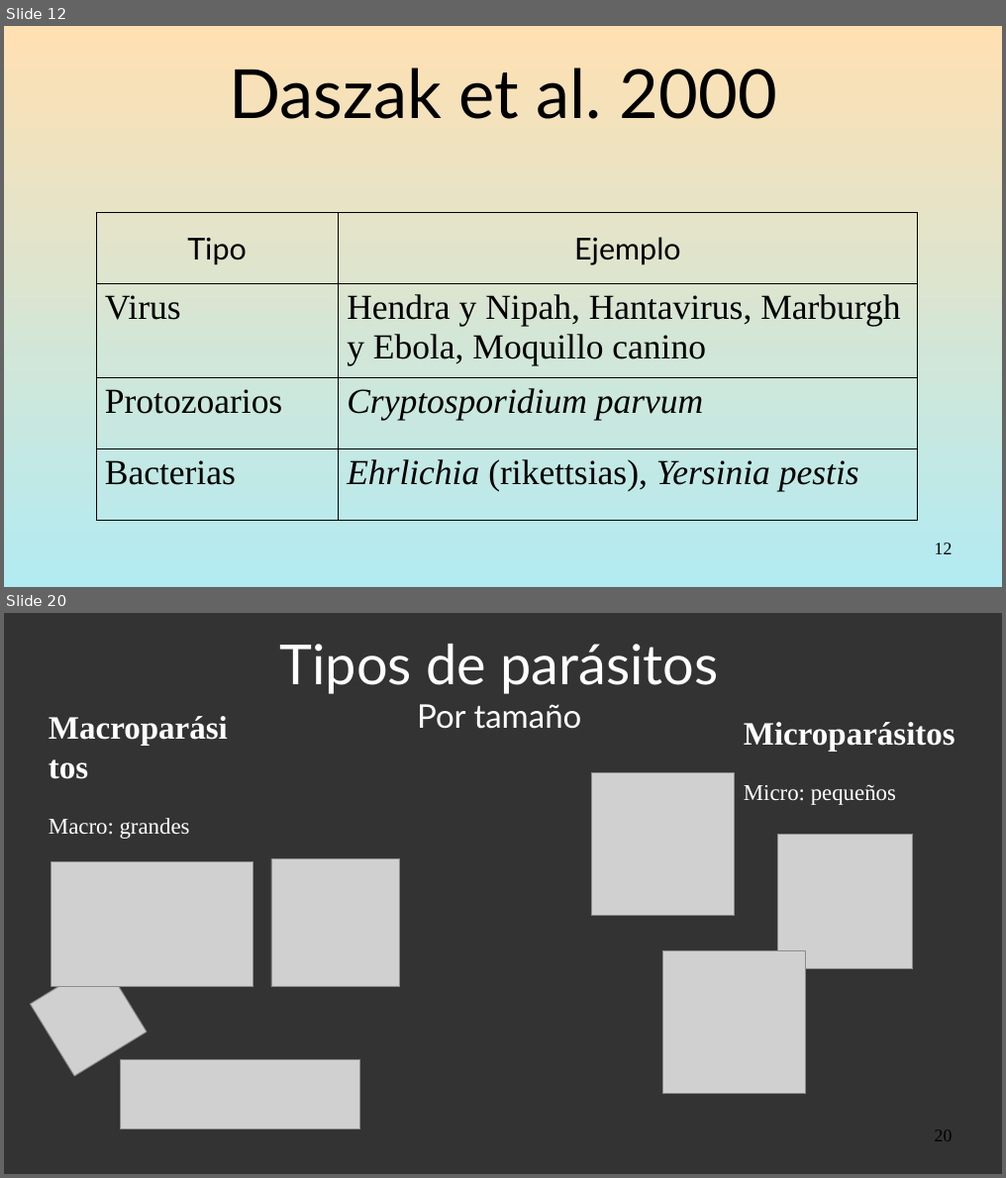
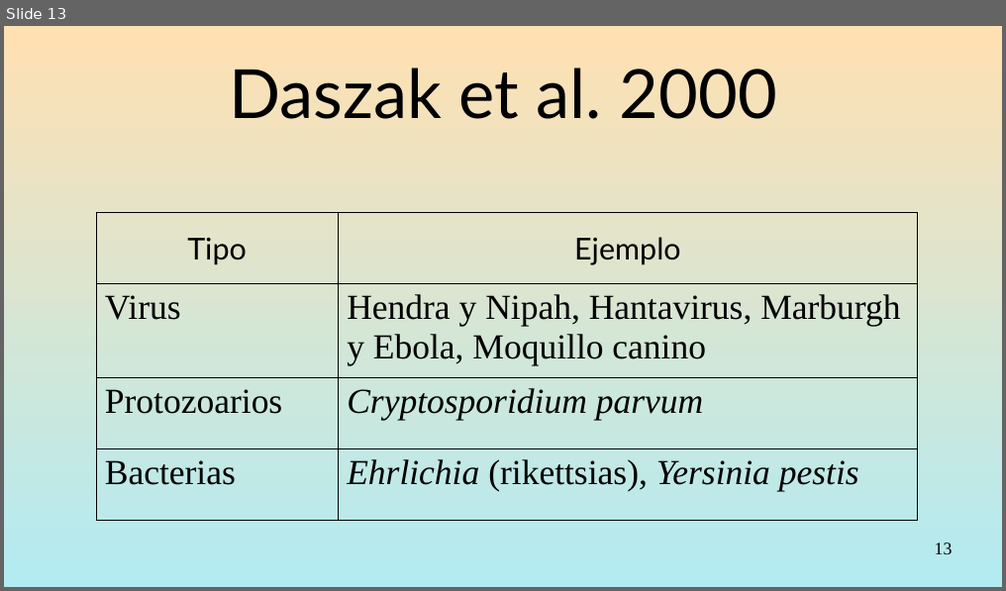
Before and after one commit to gerardommc/Medicina-Cons, a slide deck: Emergentes.odp. Shown one above the other, each under a label of ours: slides 12 and 20 before the commit, slide 13 after it; the slides between them are not shown. The pictures are 1006x1178 and 1006x591 pixels, drawn with LibreOffice and Linux fonts; fonts in the diff are those of the drawing; grey boxes stand for pictures. Boxes give left, top, right and bottom in pixels: in the first picture for what was removed or moved away, otherwise in the second. Text is boxed around its words. In the diff, an @@ line names an element or a change of style, - is before the commit and + after.

```diff
--- a/Emergentes.odp
+++ b/Emergentes.odp
@@ slide 20 removed at (4, 613, 1002, 1174), background #333333 @@
@@ title removed at (280, 644, 718, 729) @@
-Tipos de parásitos
-Por tamaño
@@ text removed at (744, 722, 955, 805) @@
-Microparásitos
-Micro: pequeños
@@ picture removed at (593, 773, 735, 916) @@
@@ text removed at (49, 818, 190, 839) @@
-Macroparásitos
-Macro: grandes
@@ picture removed at (777, 834, 913, 969) @@
@@ picture removed at (52, 862, 253, 988) @@
@@ picture removed at (271, 860, 399, 987) @@
@@ picture removed at (30, 960, 146, 1076) @@
@@ picture removed at (663, 952, 806, 1094) @@
@@ picture removed at (121, 1060, 360, 1130) @@
@@ page number removed at (935, 1131, 952, 1142) @@
-20
@@ what was slide 12 is now slide 13 @@
@@ page number at (935, 543, 952, 555): text changed @@
-12
+13
```
Also in this commit, not shown: 8 slides added, 17 other slides removed, 6 other files.
